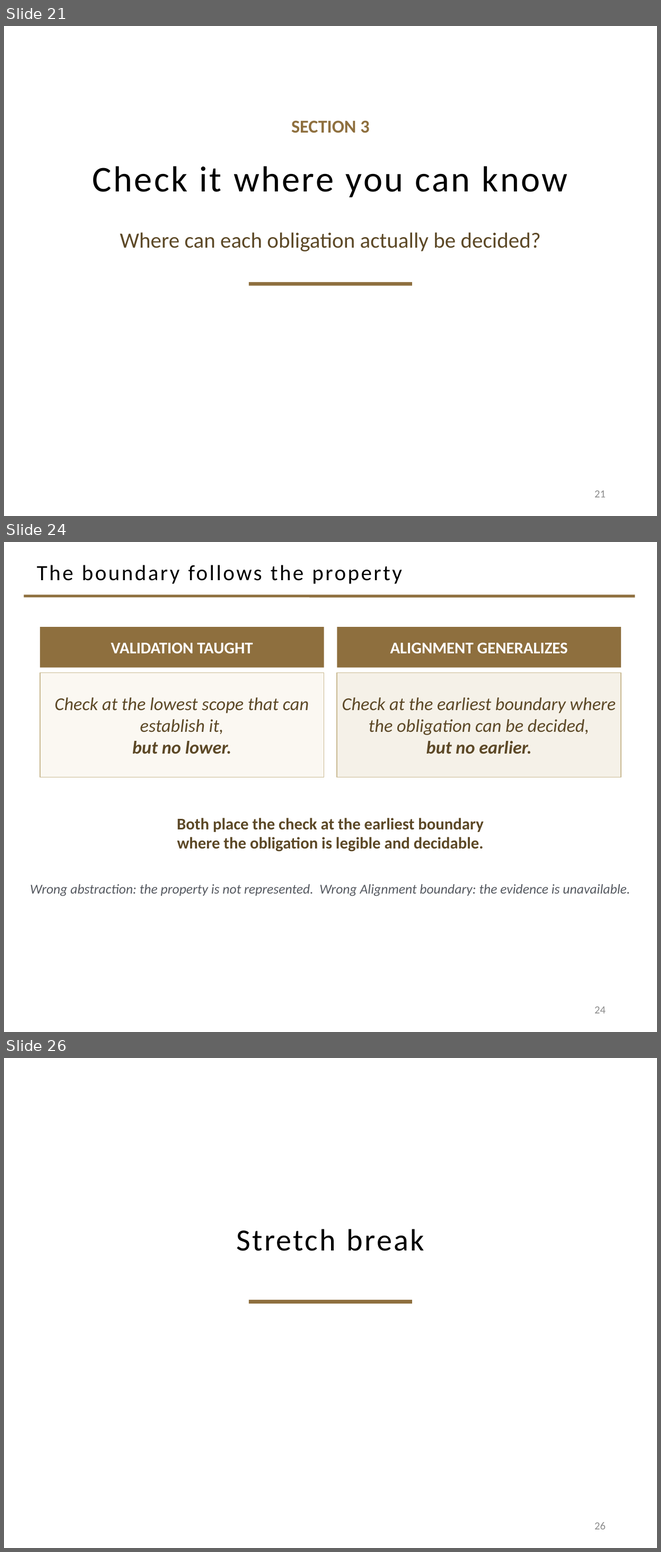
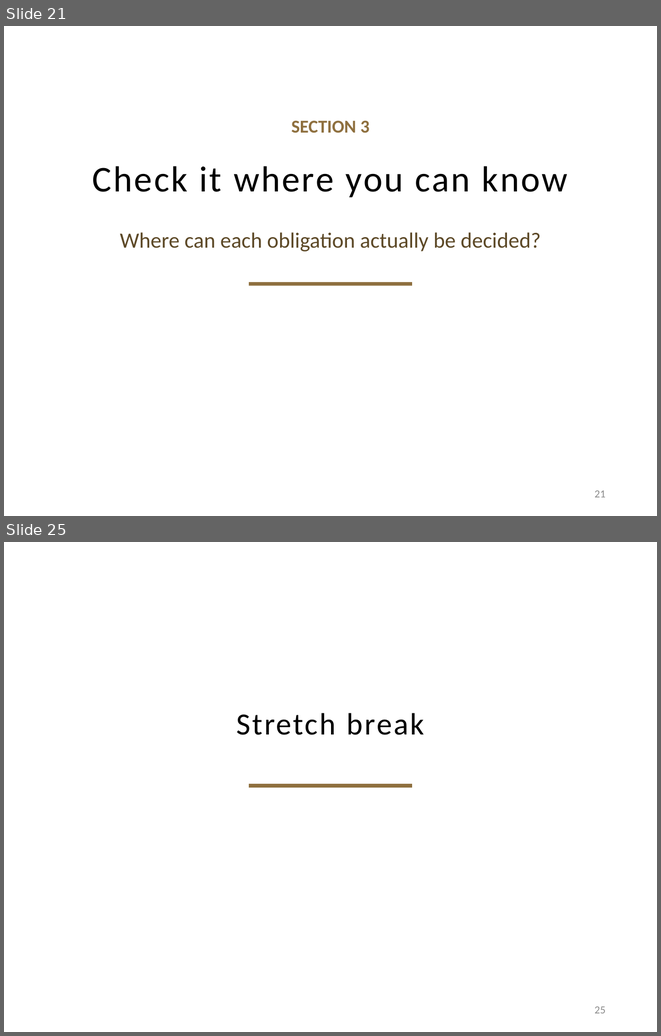
Before and after one commit to davisjam/model-based-agentic-software-engineering, a slide deck: course/lectures/act-2-delegation-and-control/03-alignment/2-3-Alignment.pptx. Shown one above the other, each under a label of ours: slides 21, 24 and 26 before the commit, slides 21 and 25 after it; the slides between them are not shown. The pictures are 661x1552 and 661x1036 pixels, drawn with LibreOffice and Linux fonts; fonts in the diff are those of the drawing; background and template pictures are left out. Boxes give left, top, right and bottom in pixels: in the first picture for what was removed or moved away, otherwise in the second. Text is boxed around its words. In the diff, an @@ line names an element or a change of style, - is before the commit and + after.

```diff
--- a/course/lectures/act-2-delegation-and-control/03-alignment/2-3-Alignment.pptx
+++ b/course/lectures/act-2-delegation-and-control/03-alignment/2-3-Alignment.pptx
@@ slide 24 removed at bbox=[4, 542, 657, 1032], background #FFFFFF @@
@@ title removed at bbox=[37, 565, 402, 584] @@
-The boundary follows the property
@@ line removed from (24, 596) to (635, 596) @@
@@ rectangle removed at bbox=[40, 627, 324, 668] @@
-VALIDATION TAUGHT
@@ rectangle removed at bbox=[337, 627, 621, 668] @@
-ALIGNMENT GENERALIZES
@@ rectangle removed at bbox=[40, 672, 324, 777] @@
-Check at the lowest scope that can establish it,
-but no lower.
@@ rectangle removed at bbox=[337, 672, 621, 777] @@
-Check at the earliest boundary where the obligation can be decided,
-but no earlier.
@@ text removed at bbox=[177, 818, 484, 852] @@
-Both place the check at the earliest boundary
-where the obligation is legible and decidable.
@@ text removed at bbox=[30, 884, 630, 896] @@
-Wrong abstraction: the property is not represented. Wrong Alignment boundary: the evidence is unavailable.
@@ page number removed at bbox=[594, 1006, 606, 1013] @@
-24
@@ what was slide 26 is now slide 25 @@
@@ page number at bbox=[594, 1006, 606, 1013]: text changed @@
-26
+25
```
Also in this commit, not shown: 3 slides changed.
